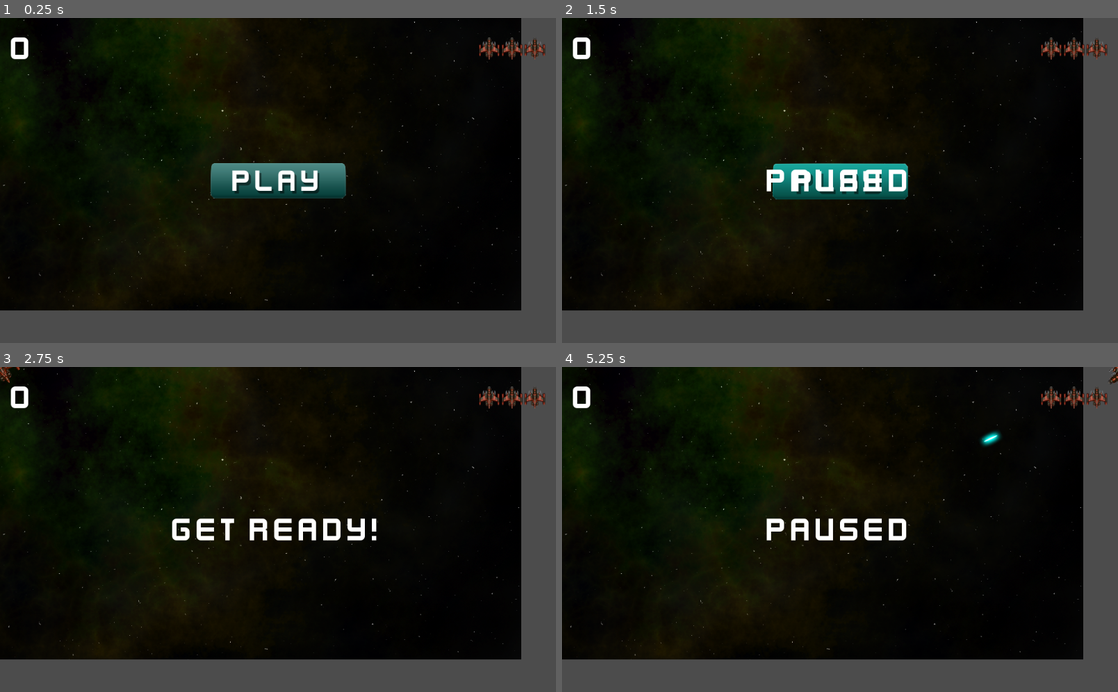
Above: before the commit, frames 1-4 (two rows, left to right).
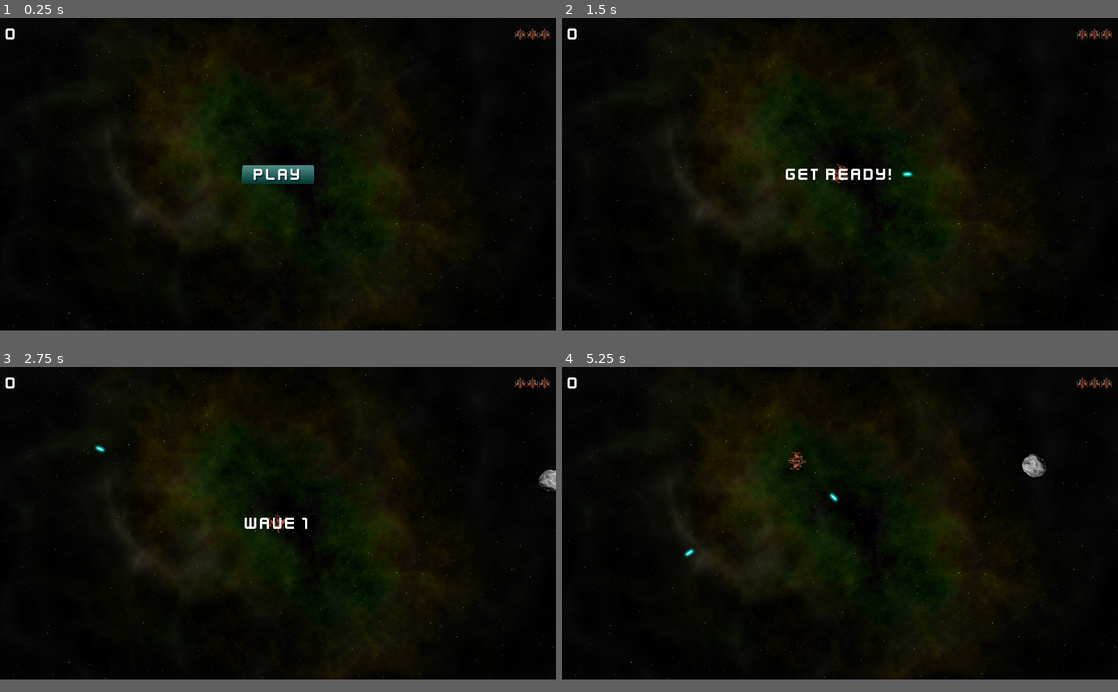
Above: after the commit, the same moments.

Repository: arch13b4ld/godot-game-engine-projects
Game: Godot game, scene res://data/Main.tscn
The game is run twice, just before and just after one commit, with the same random seed, the same clock (stepped at 60 frames per second) and the same inputs.
Inputs (mouse positions are in pixels of both pictures, inside the frame that each line leads up to):
- Up to frame 1 (0.25 s): no input
- Up to frame 2 (1.5 s): click (840, 180) at 0.5 s; tap Enter at 1.25 s; hold Right (rotate_right) from 1.28 s (still down); hold Space (shoot) from 1.28 s (still down)
- Up to frame 3 (2.75 s): release Right (rotate_right) at 2.03 s; release Space (shoot) at 2.03 s; hold Left (rotate_left) from 2.03 s (still down); tap Space (shoot) at 2.1 s
- Up to frame 4 (5.25 s): release Left (rotate_left) at 2.78 s; hold Right (rotate_right) 2.78-3.53 s; hold Space (shoot) 2.78-3.53 s; hold W (thrust) 3.53-4.28 s; tap Space (shoot) at 3.6, 5.1 s; hold Space (shoot) 4.28-5.03 s; hold Left (rotate_left) from 4.28 s (still down); tap Escape (pause) at 4.9 s
In our replay, the window is 800x468 before the commit and 800x450 after it. These sizes can differ from the game's own. Grey fills any space a smaller window leaves; there, only what the larger window draws over its background counts as a difference.

The runs differ from the first frame. In frame 1, 18% of the frame differs, in the area x 0-100%, y 0-97%; in frame 2, 19%; in frame 3, 17%; in frame 4, 17%.

Commit message:
Update project display

Diff:
--- a/04-space-rocks/data/Main.gd
+++ b/04-space-rocks/data/Main.gd
@@ -49,6 +49,9 @@
 	rock.connect('exploded', self, '_on_Rock_exploded')
 
 func _on_Rock_exploded(size, radius, position, velocity):
+	score += 1
+	$HUD.update_score(score)
+
 	if size <= 1:
 		return
 
@@ -64,19 +67,19 @@
 	bullet.start(position, direction)
 	add_child(bullet)
 
-func _input(event):
-	if event.is_action_pressed("pause"):
-		if not playing:
-			return
-
-	get_tree().paused = not get_tree().paused
-
-	if get_tree().paused:
-		$HUD/LabelMessage.text = "Paused"
-		$HUD/LabelMessage.show()
-	else:
-		$HUD/LabelMessage.text = ""
-		$HUD/LabelMessage.hide()
+#func _input(event):
+#	if event.is_action_pressed("pause"):
+#		if not playing:
+#			return
+#
+#	get_tree().paused = not get_tree().paused
+#
+#	if get_tree().paused:
+#		$HUD/LabelMessage.text = "Paused"
+#		$HUD/LabelMessage.show()
+#	else:
+#		$HUD/LabelMessage.text = ""
+#		$HUD/LabelMessage.hide()
 
 func _process(delta):
 	if playing and $Rocks.get_child_count() == 0:
@@ -86,3 +89,4 @@
 	randomize()
 	screensize = get_viewport().get_visible_rect().size
 	$Player.screensize = screensize
+	$Player.position = $Position2D.position
--- a/04-space-rocks/data/Main.tscn
+++ b/04-space-rocks/data/Main.tscn
@@ -8,7 +8,7 @@
 
 [sub_resource type="Curve2D" id=1]
 _data = {
-"points": PoolVector2Array( 0, 0, 0, 0, -960, -544, 0, 0, 0, 0, -960, 544, 0, 0, 0, 0, 960, 544, 0, 0, 0, 0, 960, -544, 0, 0, 0, 0, -960, -544 )
+"points": PoolVector2Array( 0, 0, 0, 0, 0, 0, 0, 0, 0, 0, 1920, 0, 0, 0, 0, 0, 1920, 1088, 0, 0, 0, 0, 0, 1088, 0, 0, 0, 0, 0, 1088, 0, 0, 0, 0, 0, 0 )
 }
 
 [node name="Main" type="Node"]
@@ -18,6 +18,7 @@
 
 [node name="Background" type="Sprite" parent="."]
 texture = ExtResource( 2 )
+centered = false
 
 [node name="Player" parent="." instance=ExtResource( 1 )]
 pause_mode = 1
@@ -34,6 +35,9 @@
 
 [node name="HUD" parent="." instance=ExtResource( 5 )]
 pause_mode = 1
+
+[node name="Position2D" type="Position2D" parent="."]
+position = Vector2( 960, 540 )
 [connection signal="dead" from="Player" to="." method="game_over"]
 [connection signal="lives_changed" from="Player" to="HUD" method="update_lives"]
 [connection signal="shoot" from="Player" to="." method="_on_Player_shoot"]
--- a/04-space-rocks/project.godot
+++ b/04-space-rocks/project.godot
@@ -18,6 +18,13 @@
 config/name="04 -space-rocks"
 run/main_scene="res://data/Main.tscn"
 config/icon="res://icon.png"
+
+[display]
+
+window/size/width=1920
+window/size/height=1080
+window/stretch/mode="2d"
+window/stretch/aspect="keep"
 
 [input]
 
